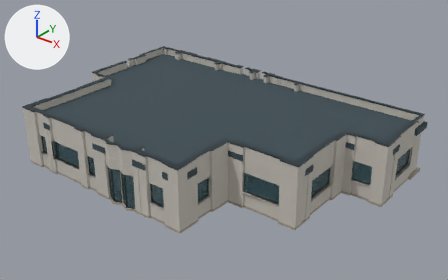
The glTF model public/lab/ai-building-workspace-v2/b/model.glb, before and after one commit.
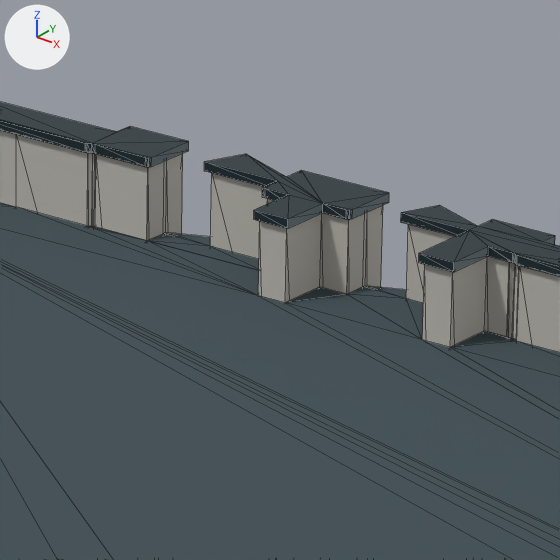
The first picture shows the older version from a 50 mm lens placed at (33.1, -19.5, 18.3), pointed at (11.4, 7.7, 1.5). The close-ups show the older and then the newer version on the part from 51% to 61% of the width and 19% to 36% of the height of that picture. Only the edits that show in the close-ups are written down. Lighting does not change. The marker at upper left points along +X, +Y and +Z. The close-ups show mesh edges as thin lines.

The first close-up shows 'VIS_F1_NorthB', 'VIS_F1_NorthC', 'VIS_F1_NorthD', 'VIS_F1_NorthE', 'VIS_F1_NorthF', 'VIS_F1_NorthG', 'VIS_F1_NorthH', 'VIS_Roof_Coping', 'VIS_Roof_Flat_0'.
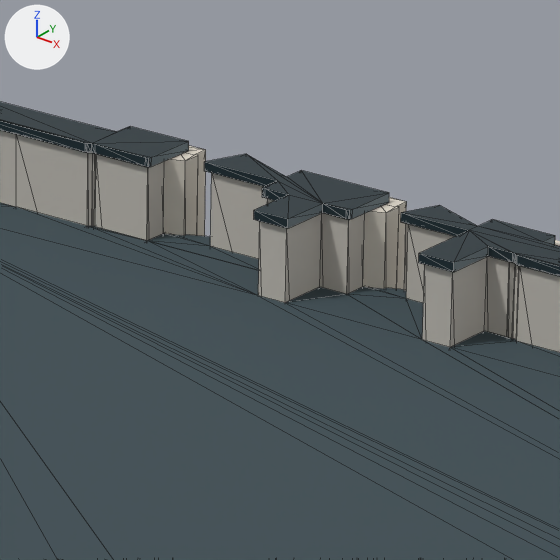
Boxes (x1, y1, x2, y2) around the edits, measured in the close-ups (560 x 560 px):
'VIS_F1_NorthE_Shell', added (pale yellow)
    after: (363, 197, 407, 289)
'VIS_F1_NorthG_Shell', added (pale yellow)
    after: (164, 146, 206, 236)
'VIS_F1_NorthD_Shell', added (mostly hidden)
    after: (404, 224, 408, 291)

Patch to the scene script:
```diff
--- a/public/lab/ai-building-workspace-v2/b/model.glb.py
+++ b/public/lab/ai-building-workspace-v2/b/model.glb.py
@@ mat_shell @@
+mat_shell = principled_material('shell')
+mat_shell.base_color = (0.723, 0.672, 0.584)  # pale yellow #ddd6c9
+mat_shell.roughness = 0.92
@@ me_vis_f1_northg_shell @@
+me_vis_f1_northg_shell.from_pydata(...)  # 24 vertices, 44 faces; spans x 7.18..7.82, y 14.33..14.62, z 0.0..3.61
+me_vis_f1_northg_shell.materials.append(mat_shell)  # pale yellow #ddd6c9
@@ me_vis_f1_northe_shell @@
+me_vis_f1_northe_shell.from_pydata(...)  # 24 vertices, 44 faces; spans x 8.48..9.32, y 14.33..14.62, z 0.0..3.61
+me_vis_f1_northe_shell.materials.append(mat_shell)  # pale yellow #ddd6c9
@@ me_vis_f1_northd_shell @@
+me_vis_f1_northd_shell.from_pydata(...)  # 18 vertices, 32 faces; spans x 9.43..9.88, y 14.38..14.63, z 0.0..3.61
+me_vis_f1_northd_shell.materials.append(mat_shell)  # pale yellow #ddd6c9
@@ ob_vis_f1_northg_shell @@
+ob_vis_f1_northg_shell = bpy.data.objects.new('VIS_F1_NorthG_Shell', me_vis_f1_northg_shell)
+ob_vis_f1_northg_shell.location = (0.0, 0.0, 0.0)
@@ ob_vis_f1_northe_shell @@
+ob_vis_f1_northe_shell = bpy.data.objects.new('VIS_F1_NorthE_Shell', me_vis_f1_northe_shell)
+ob_vis_f1_northe_shell.location = (0.0, 0.0, 0.0)
@@ ob_vis_f1_northd_shell @@
+ob_vis_f1_northd_shell = bpy.data.objects.new('VIS_F1_NorthD_Shell', me_vis_f1_northd_shell)
+ob_vis_f1_northd_shell.location = (0.0, 0.0, 0.0)
```
